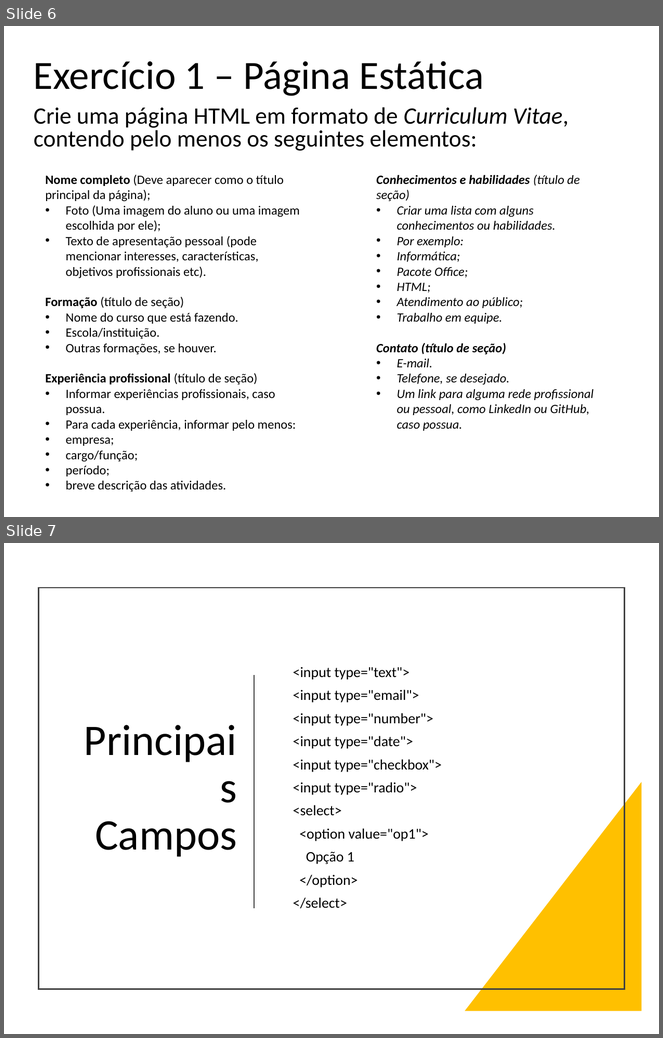
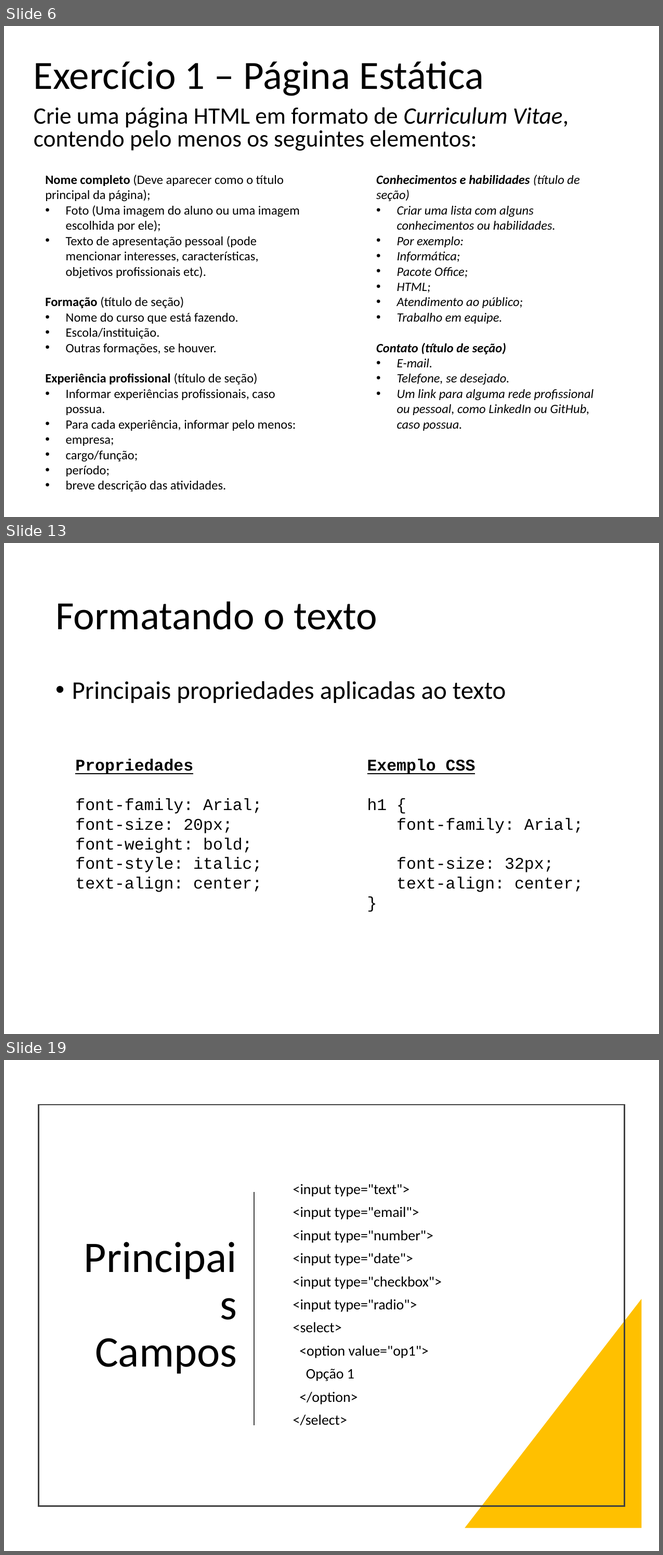
Before and after one commit to thiagospin/APLICWEBI, a slide deck: slides/HTML e CSS.pptx. Shown one above the other, each under a label of ours: slides 6 and 7 before the commit, slides 6, 13 and 19 after it; the slides between them are not shown. The pictures are 663x1038 and 663x1555 pixels, drawn with LibreOffice and Linux fonts; fonts in the diff are those of the drawing. Boxes give left, top, right and bottom in pixels: in the first picture for what was removed or moved away, otherwise in the second. Text is boxed around its words. In the diff, an @@ line names an element or a change of style, - is before the commit and + after.

```diff
--- a/slides/HTML e CSS.pptx
+++ b/slides/HTML e CSS.pptx
@@ slide 13 added at [4,543,659,1034], background #FFFFFF @@
@@ title added at [55,601,377,630], 44 pt, text #000000 @@
+Formatando o texto
@@ text added at [72,681,506,703], 28 pt, text #000000 @@
+• Principais propriedades aplicadas ao texto
@@ text added at [75,759,262,892], 18 pt, text #000000 @@
+Propriedades
+font-family: Arial;
+font-size: 20px;
+font-weight: bold;
+font-style: italic;
+text-align: center;
@@ text added at [367,759,583,892], 18 pt, text #000000 @@
+Exemplo CSS
+h1 {
+font-family: Arial;
+font-size: 32px;
+text-align: center;
+}
@@ what was slide 7 is now slide 19 @@
```
Also in this commit, not shown: 1 slide changed, 11 other slides added, 2 other files.
